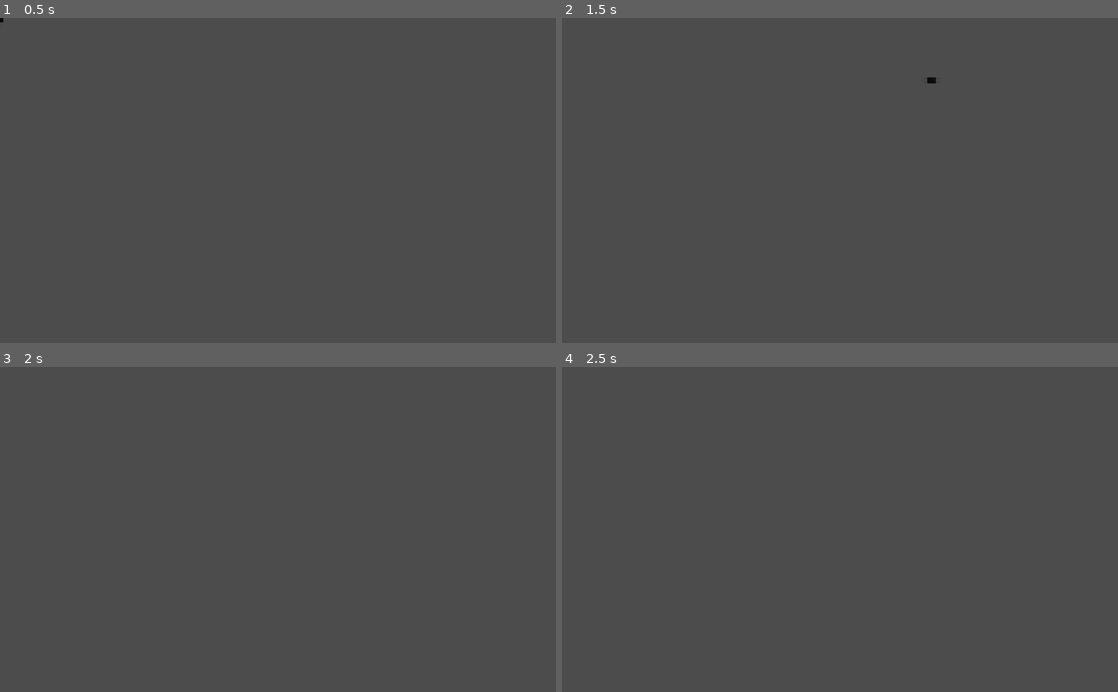
Above: before the commit, frames 1-4 (two rows, left to right).
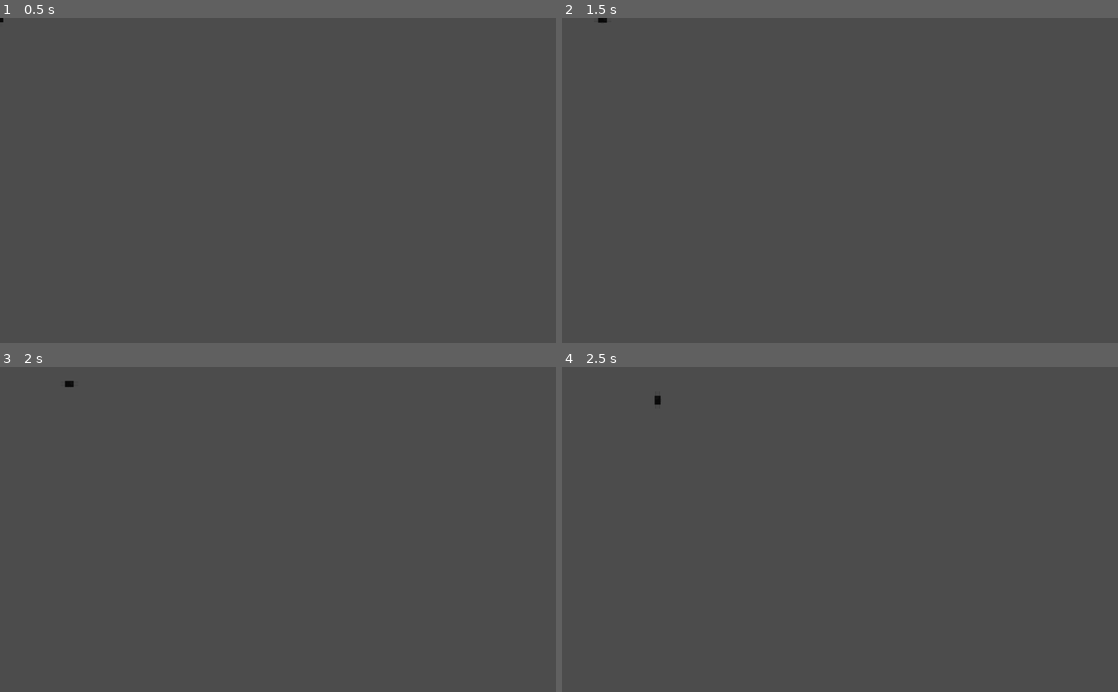
Above: after the commit, the same moments.

Repository: pacomesoual/Test-1
Game: Godot game, scene res://Sprite/Player.tscn
Two runs of this game, one before a commit and one after it. Both use one fixed random seed, a clock stepped at 60 frames per second and the inputs below.
Inputs:
- Up to frame 1 (0.5 s): no input
- Up to frame 2 (1.5 s): tap Enter (ui_accept) at 0.5, 1.35 s; hold Right (ui_right) 0.53-1.28 s; hold Enter (ui_accept) 0.53-1.28 s; hold Down (ui_down) from 1.28 s (still down)
- Up to frame 3 (2 s): keep holding Down (ui_down); tap Enter (ui_accept) at 1.52, 1.82 s
- Up to frame 4 (2.5 s): release Down (ui_down) at 2.03 s; hold Right (ui_right) from 2.03 s (still down); hold Enter (ui_accept) from 2.03 s (still down)

Frame 1 is identical in both runs. In frame 2, less than 0.1% of the frame differs, in the area x 6-68%, y 0-21%; in frame 3, less than 0.1%; in frame 4, less than 0.1%.

Commit message:
changement mouvement

Diff:
--- /dev/null
+++ b/Movement_space.gd
@@ -0,0 +1,65 @@
+extends KinematicBody2D
+
+
+# ------------------------------------------------------ #
+# ------------------ Déplacement ----------------------- #
+# ------------------------------------------------------ #
+
+
+var velocity := Vector2()
+var lastFrameVelocity = Vector2()
+var InputMovement = Vector2()
+var _sprites := {Vector2.RIGHT: 0, Vector2.LEFT: 2, Vector2.UP: 1, Vector2.DOWN: 3}
+
+onready var animated_sprite: AnimatedSprite = $AnimatedSprite
+
+func _physics_process(delta):
+
+#    Definition de InputMovement comme étant le vector2 représentant les inputs du joueur.
+	InputMovement = Vector2(0 + int(Input.is_action_pressed("ui_right")) - int(Input.is_action_pressed("ui_left")), 0 + int(Input.is_action_pressed("ui_down")) - int(Input.is_action_pressed("ui_up")))
+
+#    Normalization du mouvement pour s'assurer que la vitesse ne dépasse pas :
+	if(InputMovement.length() >1):
+		 InputMovement = InputMovement.normalized()
+
+	if  Input.is_action_pressed("ui_accept") :
+		if velocity.x <= 0 :
+			velocity.x += 1
+		if velocity.x >= 0 :
+			velocity.x -= 1
+		if velocity.y >= 0 :
+			velocity.y -= 1
+		if velocity.y <= 0 :
+			velocity.y += 1
+
+		if velocity.x < 1 and velocity.x > -1 :
+			velocity.x = 0
+		if velocity.y < 1 and velocity.y > -1 :
+			velocity.y = 0
+
+#    Application du mouvement :
+	velocity += InputMovement
+	print(velocity)
+	self.position += velocity * 0.05
+
+
+
+# The code below updates the character's sprite to look in a specific direction.
+func _unhandled_input(event):
+
+	if event.is_action_pressed("ui_right"):
+		_update_sprite(Vector2.RIGHT)
+	elif event.is_action_pressed("ui_left"):
+		_update_sprite(Vector2.LEFT)
+	elif event.is_action_pressed("ui_down"):
+		_update_sprite(Vector2.DOWN)
+	elif event.is_action_pressed("ui_up"):
+		_update_sprite(Vector2.UP)
+
+
+func _update_sprite(direction: Vector2) -> void:
+	animated_sprite.frame = _sprites[direction]
+
+# ------------------------------------------------------ #
+# ------------------ Déplacement ----------------------- #
+# ------------------------------------------------------ #
--- a/Player.gd
+++ /dev/null
@@ -1,51 +0,0 @@
-extends KinematicBody2D
-
-# Movement speed in pixels per second.
-export var speed := 100
-# A factor that controls the character's inertia.
-export var friction = 0.02
-
-# We map a direction to a frame index of our AnimatedSprite node's sprite frames.
-# See how we use it below to update the character's look direction in the game.
-var _sprites := {Vector2.RIGHT: 0, Vector2.LEFT: 2, Vector2.UP: 1, Vector2.DOWN: 3}
-var _velocity := Vector2.ZERO
-var acceleration := 0
-
-onready var animated_sprite: AnimatedSprite = $AnimatedSprite
-
-func _physics_process(delta):
-	var direction := Vector2(
-		Input.get_action_strength("ui_right") - Input.get_action_strength("ui_left"),
-		Input.get_action_strength("ui_down") - Input.get_action_strength("ui_up")
-	)
-
-	if Input.is_action_pressed("ui_right") or Input.is_action_pressed("ui_down") or Input.is_action_pressed("ui_up") or Input.is_action_pressed("ui_left"):
-		acceleration += 1
-	if Input.is_action_pressed("ui_accept") and not acceleration == 0:
-		acceleration -= 1
-
-	if direction.length() > 1.0:
-		direction = direction.normalized()
-
-	# Using the follow steering behavior.
-	var target_velocity = direction * speed * (1 + acceleration)
-	_velocity += (target_velocity - _velocity) * friction
-	_velocity = move_and_slide(_velocity)
-
-
-
-
-# The code below updates the character's sprite to look in a specific direction.
-func _unhandled_input(event):
-	if event.is_action_pressed("ui_right"):
-		_update_sprite(Vector2.RIGHT)
-	elif event.is_action_pressed("ui_left"):
-		_update_sprite(Vector2.LEFT)
-	elif event.is_action_pressed("ui_down"):
-		_update_sprite(Vector2.DOWN)
-	elif event.is_action_pressed("ui_up"):
-		_update_sprite(Vector2.UP)
-
-
-func _update_sprite(direction: Vector2) -> void:
-	animated_sprite.frame = _sprites[direction]
--- a/Sprite/Player.tscn
+++ b/Sprite/Player.tscn
@@ -4,7 +4,7 @@
 [ext_resource path="res://Sprite/sprite_player_l.png" type="Texture" id=2]
 [ext_resource path="res://Sprite/sprite_player_r.png" type="Texture" id=3]
 [ext_resource path="res://Sprite/sprite_player_d.png" type="Texture" id=4]
-[ext_resource path="res://Player.gd" type="Script" id=5]
+[ext_resource path="res://Movement_space.gd" type="Script" id=5]
 
 [sub_resource type="RectangleShape2D" id=1]
 extents = Vector2( 6, 16 )
--- a/project.godot
+++ b/project.godot
@@ -10,7 +10,7 @@
 
 [application]
 
-config/name="Learning Godot"
+config/name="Game Jam"
 run/main_scene="res://Sprite/Player.tscn"
 config/icon="res://icon.png"
 
